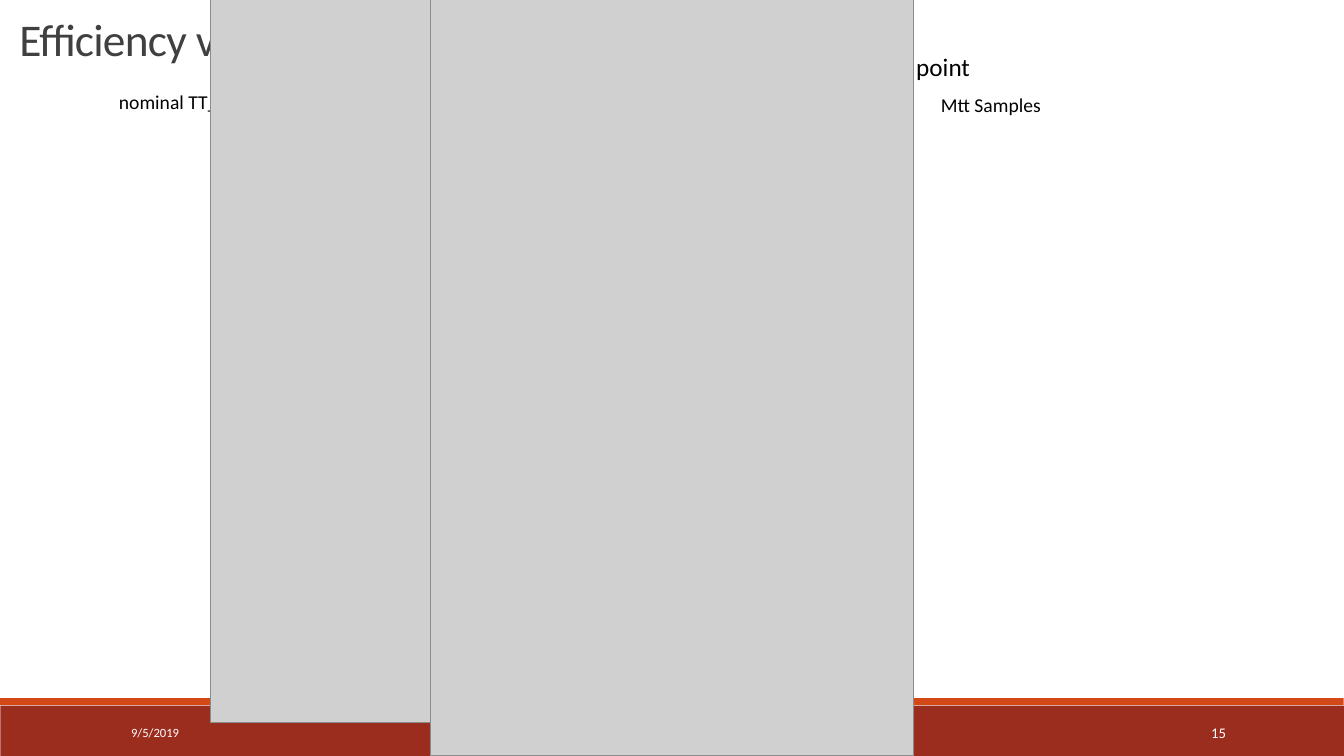
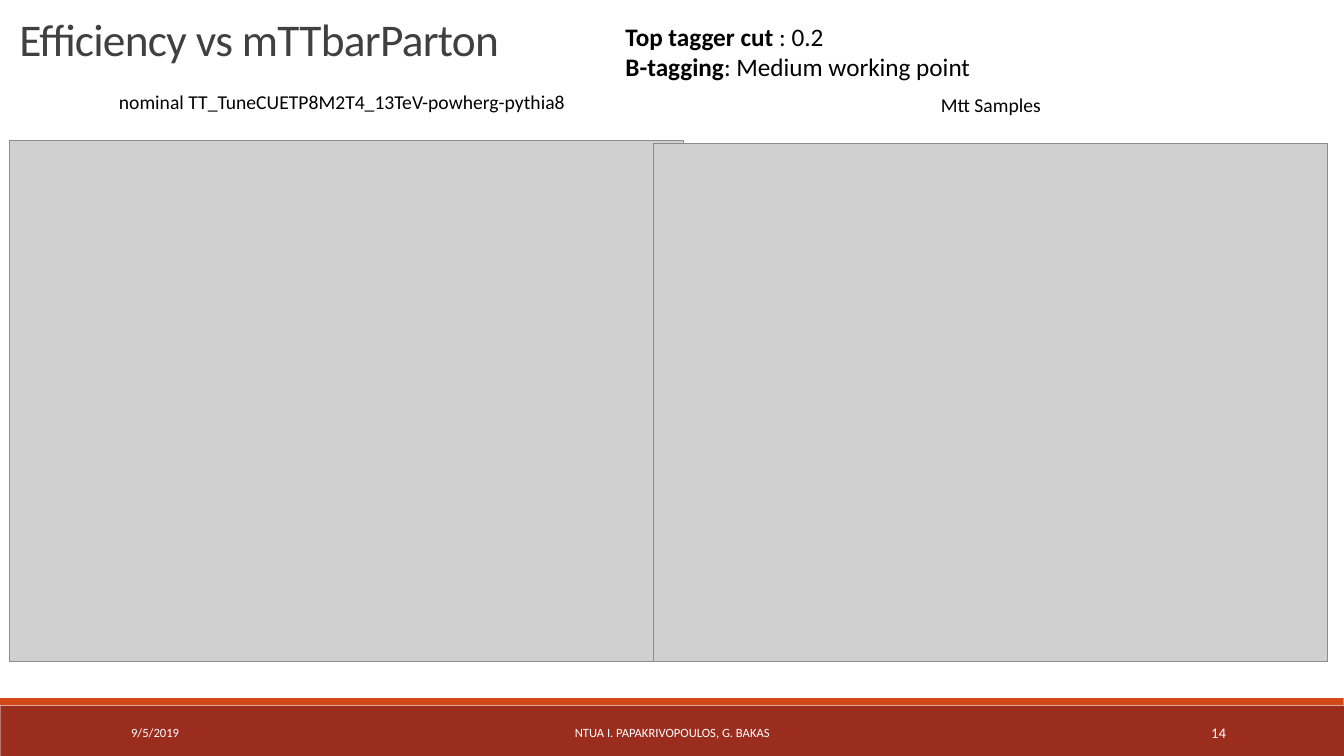
Before and after one commit to georgebakas/HEP-NTUA, a slide deck: slide 14 of Documents for Progress/StatusReport_Eff_SignalOverBkg_AllMVA_allbtag_09_05_19.pptx (slide 15 before the commit). Drawn at 1344x756 pixels with LibreOffice and Linux fonts; fonts in the diff are those of the drawing; grey boxes stand for pictures. Boxes give left, top, right and bottom in pixels: in the first picture for what was removed or moved away, otherwise in the second. Text is boxed around its words. In the diff, an @@ line names an element or a change of style, - is before the commit and + after.

```diff
--- a/Documents for Progress/StatusReport_Eff_SignalOverBkg_AllMVA_allbtag_09_05_19.pptx
+++ b/Documents for Progress/StatusReport_Eff_SignalOverBkg_AllMVA_allbtag_09_05_19.pptx
@@ picture: place and size @@
-picture at [211,0,694,723]
+picture at [9,140,684,660]
@@ picture: place and size @@
-picture at [431,0,913,756]
+picture at [654,143,1329,661]
@@ text added at [575,729,770,739], 9 pt, text #FFFFFF @@
+NTUA I. PAPAKRIVOPOULOS, G. BAKAS
@@ page number at [1211,728,1226,738]: text changed @@
-15
+14
```
Also in this commit, not shown: 19 other slides changed, 1 slide removed, 1 other file.
